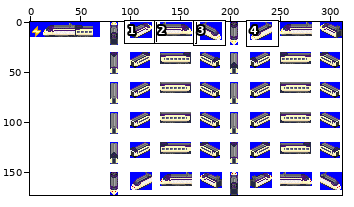
A sprite sheet gets an edit: src/locomotive/KTX/SRT.png. The picture above shows the old version from afar; the outline marks the close-up.
Close-up. The starting point:
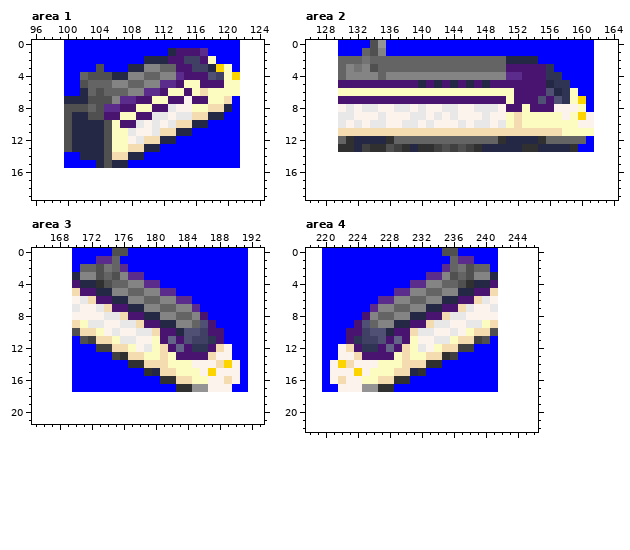
The file is 312x173 pixels. Shown: area 1: x 96..124, y 0..19; area 2: x 126..164, y 0..19; area 3: x 165..193, y 0..21; area 4: x 218..246, y 0..22. The commit also changed other parts of the picture, which this record leaves out.
New version:
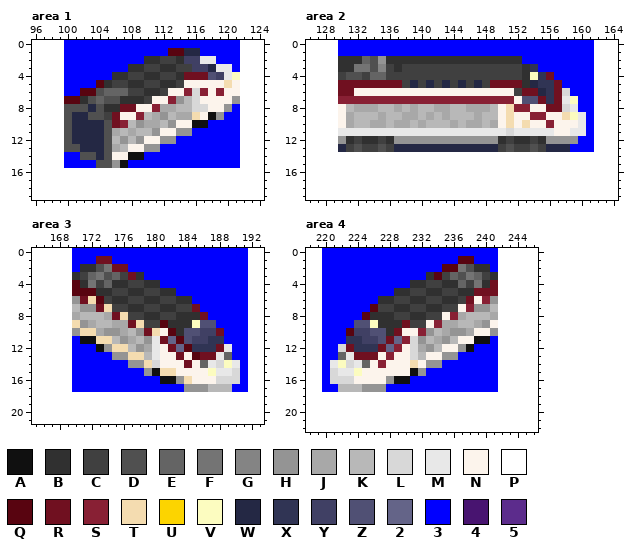
Palette (. is transparent): A #101010  B #303030  C #404040  D #505050  E #646464  F #747474  G #848484  H #949494  J #a8a8a8  K #b8b8b8  L #d8d8d8  M #e8e8e8  N #fcf4ec  P #ffffff  Q #580410  R #701020  S #882034  T #f4dcb0  U #fcd400  V #fcfcc0  W #242844  X #303454  Y #404064  Z #505074  2 #646488  3 #0000ff  4 #481470  5 #5c2c8c
Change:
--- area 1
@@ x 96..124 @@
  0 PPPP3333333333333333333333PPP
- 1 PPPP3333333333333W44453333PPP
- 2 PPPP3333333333WWW44YY4V333PPP
- 3 PPPP3333D333WWGGEE44YYWUV3PPP
- 4 PPPP33EDDDWWGGEEGG5444ZYVUPPP
- 5 PPPP33DEEEGGEEGG554VV444VVPPP
- 6 PPPP33WEDEEEGG554VV4VTVVVVPPP
- 7 PPPPWWWDDDG5544VV44N44VVT3PPP
- 8 PPPPDDDED5544VV44MNNVVTTW3PPP
- 9 PPPPDWWDD44VV44MMNMMTTWW33PPP
-10 PPPPDWWWWDV44MNMNMTTWW3333PPP
-11 PPPPDWWWWDVVMNNMTTWW333333PPP
-12 PPPPDWWWWDVVNMTTWW33333333PPP
-13 PPPPDWWWWDVVTTWW3333333333PPP
-14 PPPP33WWWDTTWW333333333333PPP
-15 PPPP3333WDWW33333333333333PPP
+ 1 PPPP3333333333333QQWW33333PPP
+ 2 PPPP3333333333BBCCBYYMM333PPP
+ 3 PPPP33333333BBCCBBCCYYWMM3PPP
+ 4 PPPP333333BBCCBBCCBRRRZYMVPPP
+ 5 PPPP3333QBCCBBCCBBCNNNNNTNPPP
+ 6 PPPP33QQDEEECCBBCNNSLSNSNNPPP
+ 7 PPPPQQBDEDDBBBCNNSHKLNNNNHPPP
+ 8 PPPPDDDWDBBRRNNSJJKKLLNNH3PPP
+ 9 PPPPDWWDDCRNNSKJHKJJTNAH33PPP
+10 PPPPDWWWWDRSKHJJKHNNAA3333PPP
+11 PPPPDWWWWDJKJKKHNNHH333333PPP
+12 PPPPDWWWWDKHKHNNHH33333333PPP
+13 PPPPDDWWWDJKNNHH3333333333PPP
+14 PPPP33DDWDNNAA333333333333PPP
+15 PPPP3333DDHA33333333333333PPP
 16 PPPPPPPPPPPPPPPPPPPPPPPPPPPPP
--- area 2
@@ x 126..164 @@
- 0 PPPP3333DH33333333333333333333333333PPP
- 1 PPPP333EDG33333333333333333333333333PPP
- 2 PPPPEEEFEEEEEEEEEEEEEEEEEWWWW3333333PPP
- 3 PPPPEGFGDEEEEEEEEEEEEEEEE44444X33333PPP
- 4 PPPPEGGGGEGGGGGGGGGGGGGGG55444XX3333PPP
- 5 PPPP4444444444W4W4W4W4W4444444WXX333PPP
- 6 PPPPVVVVVVVVVVVVVVVVVVVVVV4444ZWXV33PPP
- 7 PPPP444444444444444444444V444Z4ZXVU3PPP
- 8 PPPPNMNMMNNMMNMNNMMNNMMMN44V444NNNV3PPP
- 9 PPPPMMNNNMNNNMMNMNMNNNMNNVTVVVVVNVUNPPP
-10 PPPPMNMNMMNNMMNMNNNMNMMNMVTVVVVVVVNNPPP
-11 PPPPTTTTTTTTTTTTTTTTTTTTTTTTTTTTVVVVPPP
-12 PPPPEBWWWWBEEEEEEEEEEEEEBWWWWBEEEEE3PPP
-13 PPPPBBWCBBDCBWBBCDCDCBWWWWWBBWWWWB33PPP
+ 0 PPPP33333333333333333333333333333333PPP
+ 1 PPPP33333333333333333333333333333333PPP
+ 2 PPPPBBBEDHBBBBBBBBBBBBBBBBB333333333PPP
+ 3 PPPPBBFFDGCBCCCCCCCCCCCCCCCBX3333333PPP
+ 4 PPPPCDDCEECCCCCCCCCCCCCCCCCBVXR33333PPP
+ 5 PPPPRRRRRRRRCWCWCWCWCWCRRRRBWXXR3333PPP
+ 6 PPPPRRNNNNNNNNNNNNNNNNNNNNCRRWXRL333PPP
+ 7 PPPPSSSSSSSSSSSSSSSSSSSSSSNZZRXRMV33PPP
+ 8 PPPPNKJJJKKJKJKKJJKKJJJKNTSSNNRRLM33PPP
+ 9 PPPPNJKKKJKKJJKJKJKKKJKKNTNNSSNNTVM3PPP
+10 PPPPNJKKJJKJJKJKKKJKJJKJNTNTNNSNNNM3PPP
+11 PPPPMMMMMMMMMMMMMMMMMMMMMLMMMMMNNMM3PPP
+12 PPPPHBCBBCBHHHHHHHHHHHHHBCBBCBHHHH33PPP
+13 PPPPWCDCCDCWWWWWWWWWWWWWCDCCDCWWW333PPP
 14 PPPPPPPPPPPPPPPPPPPPPPPPPPPPPPPPPPPPPPP
--- area 3
@@ x 165..193 @@
- 0 PPPPP33333DD333333333333333PP
- 1 PPPPP33355E3333333333333333PP
- 2 PPPPP3EEDFE5333333333333333PP
- 3 PPPPPWGGDEDG553333333333333PP
- 4 PPPPP4WWBDEEGG5533333333333PP
- 5 PPPPPT44WWGGEEGG55333333333PP
- 6 PPPPPNMT44WWGGEEGG553333333PP
- 7 PPPPPMNNMT44WWGGEEGG5333333PP
- 8 PPPPPNNNNMMT44WWGGEEG433333PP
- 9 PPPPPTVMMNNMMT44WWGGEZ43333PP
-10 PPPPPDTTVNMNNMMT44WZZY44333PP
-11 PPPPP3DCTTVMMNNV424ZYYX4333PP
-12 PPPPP333CCTTVNMVT424XX4TN33PP
-13 PPPPP33333CBTTVVTV4444TNN33PP
-14 PPPPP3333333BBTTTVVVNNNTUN3PP
-15 PPPPP333333333BWTTVVVNUNNN3PP
-16 PPPPP33333333333BBTTVVNNTN3PP
-17 PPPPP3333333333333BBHHNNN33PP
+ 0 PPPPP3333333333333333333333PP
+ 1 PPPPP333RR33333333333333333PP
+ 2 PPPPP3BBDFRR333333333333333PP
+ 3 PPPPPBCEFDECRB3333333333333PP
+ 4 PPPPPQBFCEBBCCBB33333333333PP
+ 5 PPPPPQQQBBCCBBCCBB333333333PP
+ 6 PPPPPHRTQCBBCCBBCCBB3333333PP
+ 7 PPPPPKHHRTCCBBCCBBCCR333333PP
+ 8 PPPPPJKKKJRTCCBBCCBBBR33333PP
+ 9 PPPPPTHJKKJJRTCCQBBBVZZ3333PP
+10 PPPPPHTTJHHJKHRTNQBZZYYR333PP
+11 PPPPP3AATTKHJKHMR2QZYYXX333PP
+12 PPPPP333AHTTKHJMNR2QXXXRM33PP
+13 PPPPP33333HHTTKMNNRNQRRME33PP
+14 PPPPP3333333HHTLNNNRNEMLVM3PP
+15 PPPPP333333333HATTNNNNVMML3PP
+16 PPPPP33333333333AAHTNNNLLL3PP
+17 PPPPP33333333333333HHHKKK33PP
 18 PPPPPPPPPPPPPPPPPPPPPPPPPPPPP
--- area 4
@@ x 218..246 @@
- 0 PP333333333333333DD33333PPPPP
- 1 PP3333333333333333E55333PPPPP
- 2 PP3333333333333335EFDEE3PPPPP
- 3 PP333333333333355GDEDGGWPPPPP
- 4 PP3333333333355GGEEDBWW4PPPPP
- 5 PP33333333355GGEEGGWW44TPPPPP
- 6 PP333333355GGEEGGWW44TMNPPPPP
- 7 PP3333335GGEEGGWW44TMNNMPPPPP
- 8 PP333334GEEGGWW44TMMNNNNPPPPP
- 9 PP33334ZEGGWW44TMMNNMMVTPPPPP
-10 PP33344YZZW44TMMNNMNVTTDPPPPP
-11 PP3334XYYZ424VNNMMVTTCD3PPPPP
-12 PP33NT4XX424TVMNVTTCC333PPPPP
-13 PP33NNT4444VTVVTTBC33333PPPPP
-14 PP3NUTNNNVVVTTTBB3333333PPPPP
-15 PP3NNNUNVVVTTWB333333333PPPPP
-16 PP3NTNNVVTTBB33333333333PPPPP
-17 PP33NNNHHBB3333333333333PPPPP
+ 0 PP3333333333333333333333PPPPP
+ 1 PP33333333333333333QQ333PPPPP
+ 2 PP333333333333333QQFDBB3PPPPP
+ 3 PP3333333333333BQCEDFECBPPPPP
+ 4 PP33333333333BBCCBBECFBRPPPPP
+ 5 PP333333333BBCCBBCCBBRRRPPPPP
+ 6 PP3333333BBCCBBCCBBCRNSHPPPPP
+ 7 PP333333QCCBBCCBBCCNSHHKPPPPP
+ 8 PP33333QBBBCCBBCCNSJKKKJPPPPP
+ 9 PP3333ZZVBBBRCCNSJJKKJHNPPPPP
+10 PP333QYYZZBRNNSHKJHHJNNHPPPPP
+11 PP333XXYYZR2SLHKJHKNNAA3PPPPP
+12 PP33LRXXXR2SNLJHKNNHA333PPPPP
+13 PP33EMRRRNSNNLKNNHH33333PPPPP
+14 PP3MVLMENSNNNTNHH3333333PPPPP
+15 PP3LMMVNNNNNNAH333333333PPPPP
+16 PP3LLLNNNNHAA33333333333PPPPP
+17 PP33KKKHHH33333333333333PPPPP
 18 PPPPPPPPPPPPPPPPPPPPPPPPPPPPP
